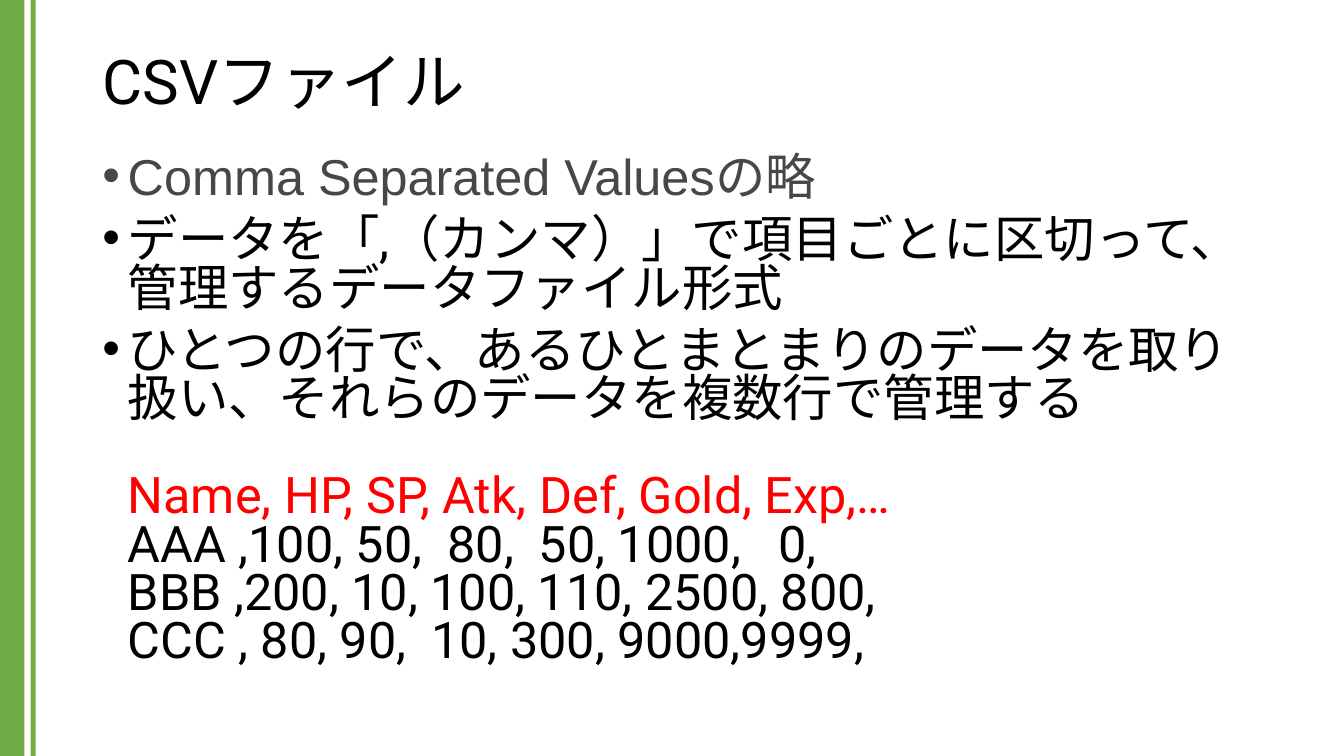
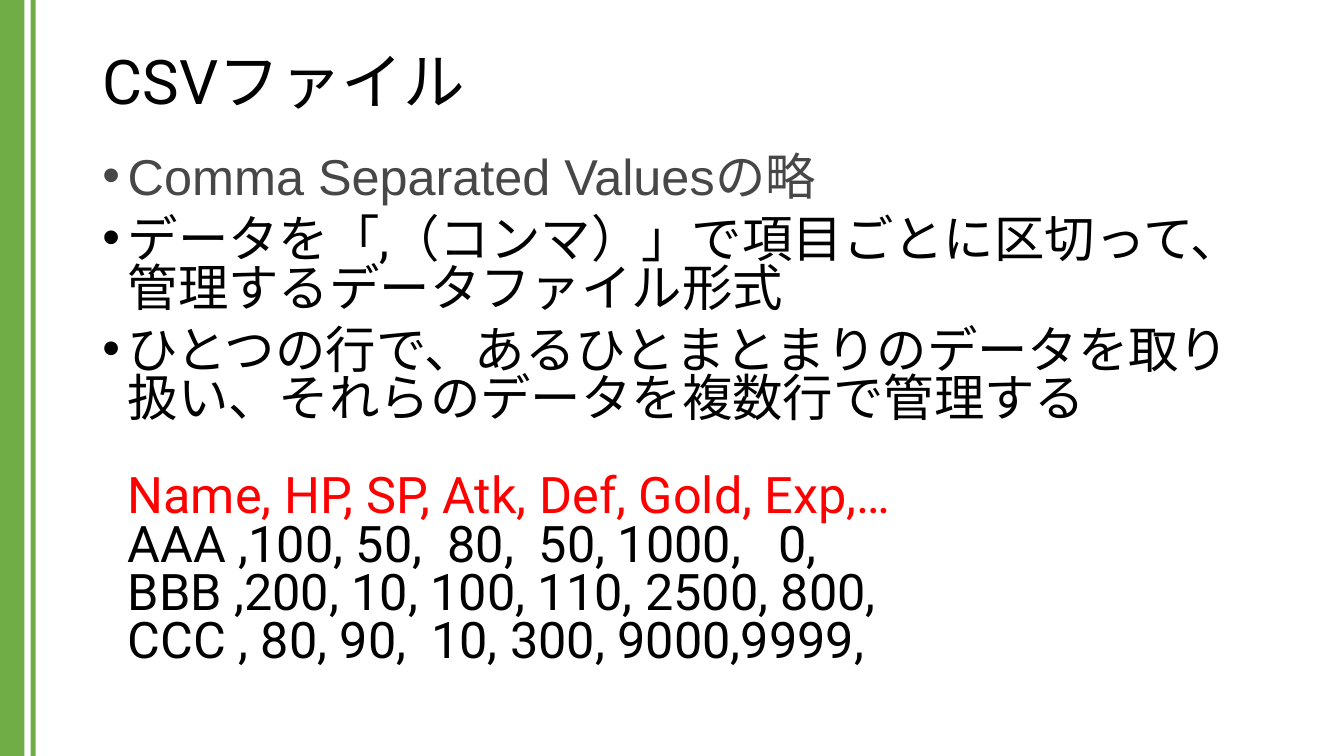
Before and after one commit to kic-murata/cpp2024, a slide deck: slide 1 of 授業資料/講義資料：CSVファイル.pptx. Drawn at 1344x756 pixels with LibreOffice and Linux fonts; fonts in the diff are those of the drawing. Boxes give left, top, right and bottom in pixels: in the first picture for what was removed or moved away, otherwise in the second. Text is boxed around its words. In the diff, an @@ line names an element or a change of style, - is before the commit and + after.

```diff
--- a/授業資料/講義資料：CSVファイル.pptx
+++ b/授業資料/講義資料：CSVファイル.pptx
@@ text at <box>128,214,1242,310</box>: text changed @@
-• データを「,（カンマ）」で項目ごとに区切って、管理するデータファイル形式
+• データを「,（コンマ）」で項目ごとに区切って、管理するデータファイル形式
```
Also in this commit, not shown: 5 other slides changed, 15 slides added.
